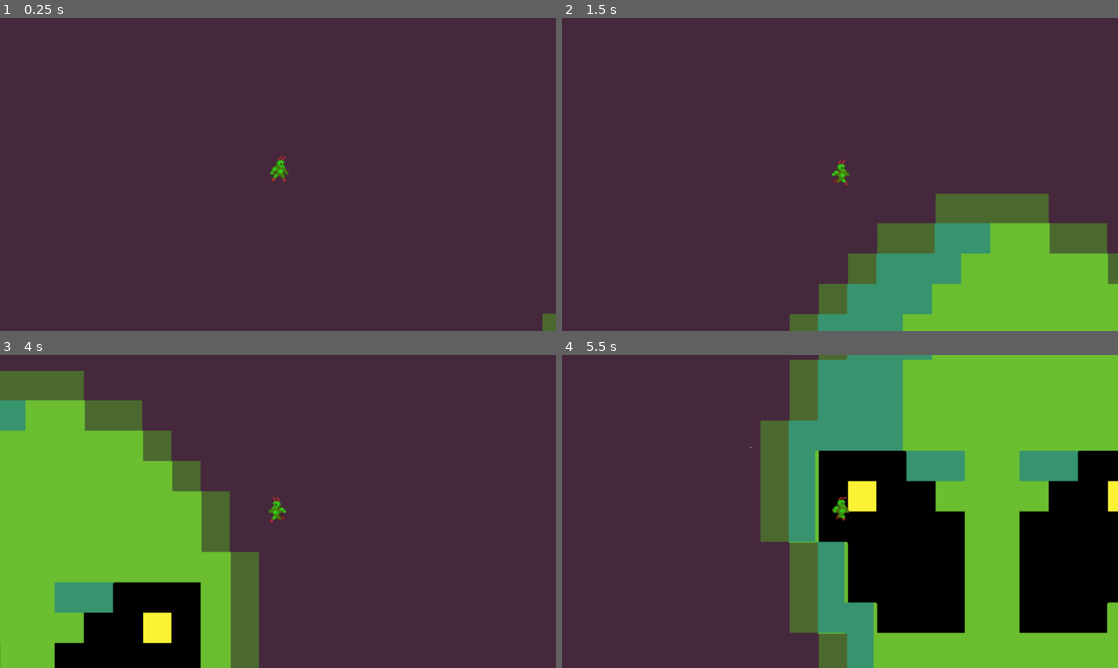
Above: before the commit, frames 1-4 (two rows, left to right).
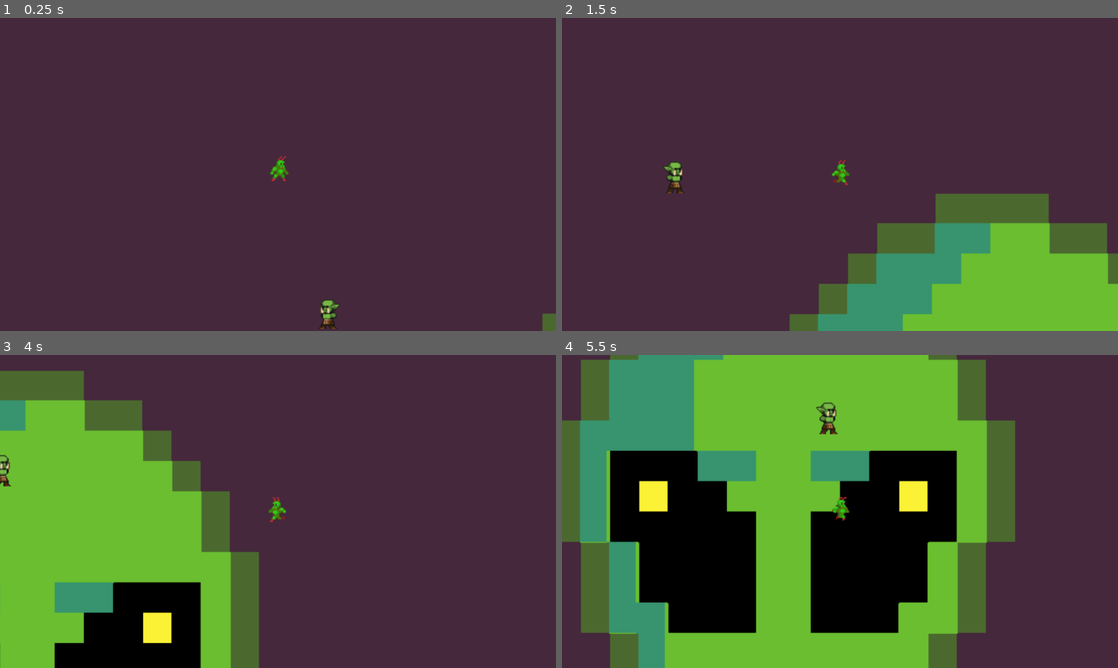
Above: after the commit, the same moments.

Repository: Guilospanck/godot-area25_5
Game: Godot game, scene res://scenes/phase1.tscn
The game is run twice, just before and just after one commit, with the same random seed, the same clock (stepped at 60 frames per second) and the same inputs.
Inputs:
- Up to frame 1 (0.25 s): no input
- Up to frame 2 (1.5 s): hold D (right) 0.53-1.28 s; tap W (top) at 0.6, 1.35 s; hold S (down) from 1.28 s (still down)
- Up to frame 3 (4 s): release S (down) at 2.03 s; hold D (right) 2.03-3.53 s; tap W (top) at 2.1, 2.85, 3.6 s; hold A (left) from 3.53 s (still down)
- Up to frame 4 (5.5 s): tap W (top) at 4.35, 5.1 s; release A (left) at 5.03 s; hold S (down) from 5.03 s (still down)

The runs differ from the first frame. In frame 1, 0.2% of the frame differs, in the area x 57-62%, y 90-100%; in frame 2, 0.2%; in frame 3, 0.1%; in frame 4, 85%, in the area x 0-100%, y 0-100%.

Commit message:
Add enemy and its movement towards player and idle animation

Diff:
--- a/project.godot
+++ b/project.godot
@@ -19,6 +19,10 @@
 
 window/size/viewport_width=1280
 window/size/viewport_height=720
+
+[global_group]
+
+player=""
 
 [input]
 
--- /dev/null
+++ b/scenes/enemy.tscn
@@ -0,0 +1,65 @@
+[gd_scene load_steps=10 format=3 uid="uid://fvuvvumljfyg"]
+
+[ext_resource type="Script" uid="uid://fhm2tppceqfx" path="res://scripts/enemy.gd" id="1_4ra3w"]
+[ext_resource type="Texture2D" uid="uid://bu4o8dga4ck2r" path="res://assets/textures/Enemy/Idle-Sheet.png" id="1_md0e3"]
+[ext_resource type="PackedScene" uid="uid://ctve6ht6r2nue" path="res://scenes/hitbox_component.tscn" id="2_4ra3w"]
+
+[sub_resource type="RectangleShape2D" id="RectangleShape2D_5uy6h"]
+size = Vector2(20, 30)
+
+[sub_resource type="AtlasTexture" id="AtlasTexture_c4w8v"]
+atlas = ExtResource("1_md0e3")
+region = Rect2(0, 0, 32, 32)
+
+[sub_resource type="AtlasTexture" id="AtlasTexture_xwavj"]
+atlas = ExtResource("1_md0e3")
+region = Rect2(32, 0, 32, 32)
+
+[sub_resource type="AtlasTexture" id="AtlasTexture_nenq2"]
+atlas = ExtResource("1_md0e3")
+region = Rect2(64, 0, 32, 32)
+
+[sub_resource type="AtlasTexture" id="AtlasTexture_md484"]
+atlas = ExtResource("1_md0e3")
+region = Rect2(96, 0, 32, 32)
+
+[sub_resource type="SpriteFrames" id="SpriteFrames_ipns3"]
+animations = [{
+"frames": [{
+"duration": 1.0,
+"texture": SubResource("AtlasTexture_c4w8v")
+}, {
+"duration": 1.0,
+"texture": SubResource("AtlasTexture_xwavj")
+}, {
+"duration": 1.0,
+"texture": SubResource("AtlasTexture_nenq2")
+}, {
+"duration": 1.0,
+"texture": SubResource("AtlasTexture_md484")
+}],
+"loop": true,
+"name": &"idle",
+"speed": 5.0
+}]
+
+[node name="Enemy" type="CharacterBody2D"]
+scale = Vector2(0.8, 0.8)
+collision_layer = 3
+collision_mask = 5
+script = ExtResource("1_4ra3w")
+
+[node name="CollisionShape2D" type="CollisionShape2D" parent="."]
+position = Vector2(0, 1)
+shape = SubResource("RectangleShape2D_5uy6h")
+
+[node name="AnimatedSprite2D" type="AnimatedSprite2D" parent="."]
+sprite_frames = SubResource("SpriteFrames_ipns3")
+animation = &"idle"
+frame_progress = 0.685922
+
+[node name="HitboxComponent" parent="." instance=ExtResource("2_4ra3w")]
+
+[node name="CollisionShape2D" type="CollisionShape2D" parent="HitboxComponent"]
+position = Vector2(0, 1)
+shape = SubResource("RectangleShape2D_5uy6h")
--- a/scenes/phase1.tscn
+++ b/scenes/phase1.tscn
@@ -1,7 +1,8 @@
-[gd_scene load_steps=5 format=3 uid="uid://c0g3ubgnys07p"]
+[gd_scene load_steps=6 format=3 uid="uid://c0g3ubgnys07p"]
 
 [ext_resource type="Texture2D" uid="uid://dh3s62cb5sma3" path="res://assets/textures/Background/Alien1.png" id="1_p320o"]
 [ext_resource type="PackedScene" uid="uid://6jr7aap0qw1w" path="res://scenes/player.tscn" id="2_ho76x"]
+[ext_resource type="PackedScene" uid="uid://fvuvvumljfyg" path="res://scenes/enemy.tscn" id="3_ho76x"]
 
 [sub_resource type="RectangleShape2D" id="RectangleShape2D_p320o"]
 size = Vector2(18, 764)
@@ -55,3 +56,6 @@
 
 [node name="Player" parent="." instance=ExtResource("2_ho76x")]
 position = Vector2(303, 117)
+
+[node name="Enemy" parent="." instance=ExtResource("3_ho76x")]
+position = Vector2(350, 249)
--- a/scenes/player.tscn
+++ b/scenes/player.tscn
@@ -173,7 +173,7 @@
 [sub_resource type="RectangleShape2D" id="RectangleShape2D_qlg0r"]
 size = Vector2(13, 20.3333)
 
-[node name="Player" type="CharacterBody2D"]
+[node name="Player" type="CharacterBody2D" groups=["player"]]
 collision_mask = 10
 script = ExtResource("1_qlg0r")
 
--- /dev/null
+++ b/scripts/enemy.gd
@@ -0,0 +1,21 @@
+extends CharacterBody2D
+
+@onready var animated_enemy: AnimatedSprite2D = $AnimatedSprite2D
+
+const SPEED: int = 100
+
+var player: CharacterBody2D
+var window_size: Vector2i
+
+func _ready() -> void:
+	animated_enemy.play("idle")
+	player =  get_tree().get_first_node_in_group("player")
+
+func _physics_process(delta: float) -> void:
+	position = position.move_toward(player.global_position, delta * SPEED)
+
+	var deg_angle_to_player_position = global_position.angle_to_point(player.global_position) * 180/PI
+	# the sprite starts facing the other side
+	animated_enemy.flip_h = !(deg_angle_to_player_position < 90 && deg_angle_to_player_position > -90)
+
+	move_and_slide()
--- a/scripts/player.gd
+++ b/scripts/player.gd
@@ -13,7 +13,7 @@
 # TODO: a way of removing all elements belonging to a group
 # get_tree().call_group("mobs", "queue_free")
 
-var speed: int = 300
+const SPEED: int = 300
 
 func set_camera_limits():
 	var window_size: Vector2i = window.content_scale_size
@@ -24,13 +24,9 @@
 	camera.limit_top = 0
 	camera.limit_bottom = window_size.y
 
-func _ready() -> void:
-	animated_player.play("idle")
-	set_camera_limits()
-
 func process_input():
-	var input_dir = Input.get_vector("left", "right", "top", "down")
-	velocity = input_dir * speed
+	var input_dir: Vector2 = Input.get_vector("left", "right", "top", "down")
+	velocity = input_dir * SPEED
 
 	animated_player.flip_h = input_dir.x < 0
 
@@ -41,5 +37,9 @@
 
 	move_and_slide()
 
+func _ready() -> void:
+	animated_player.play("idle")
+	set_camera_limits()
+
 func _physics_process(_delta: float):
 	process_input()
Not shown, added: scripts/enemy.gd.uid
